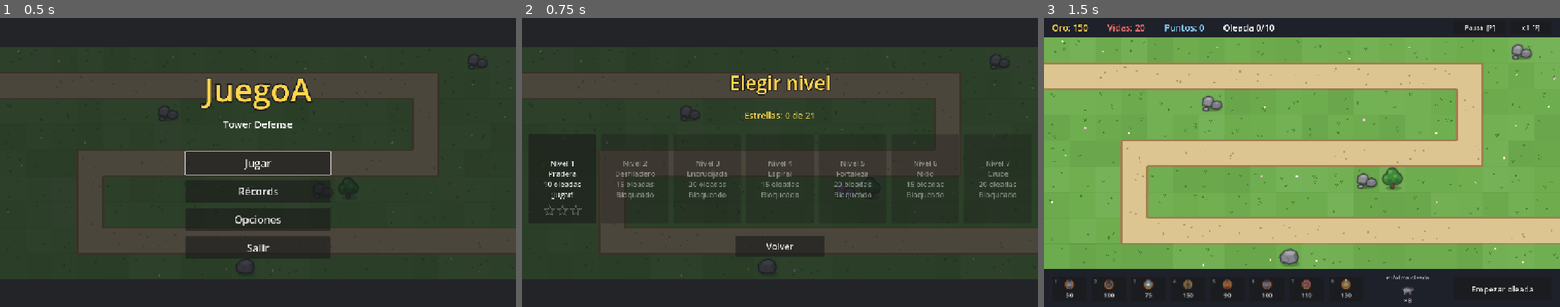
Above: before the commit, frames 1-3 (left to right).
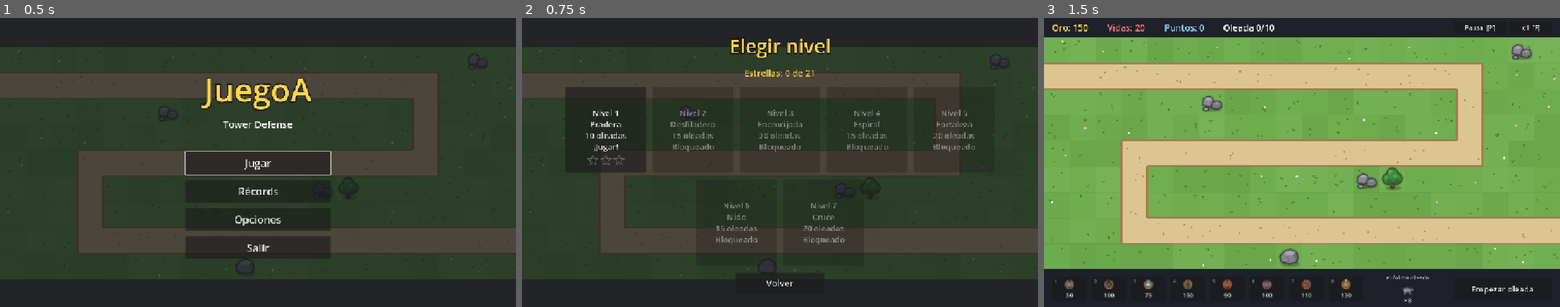
Above: after the commit, the same moments.

Repository: pasaporteN25/MonstersAndCanons
Game: Godot game, scene res://scenes/ui/main_menu.tscn
The game is run twice, just before and just after one commit, with the same random seed, the same clock (stepped at 60 frames per second) and the same inputs.
Inputs:
- Up to frame 1 (0.5 s): no input
- Up to frame 2 (0.75 s): click "Jugar" at 0.5 s
- Up to frame 3 (1.5 s): click "Nivel 1 Pradera 10 oleadas ¡J…" at 1.25 s

Frame 1 is identical in both runs. In frame 2, 5.3% of the frame differs, in the area x 1-96%, y 7-93%; in frame 3, nothing differs.

Commit message:
T99: la selección de nivel se acomoda en filas y se desplaza (cualquier cantidad de niveles)
Co-Authored-By: Claude Sonnet 5.5 <noreply@anthropic.com>

Diff:
--- a/scenes/ui/level_select.gd
+++ b/scenes/ui/level_select.gd
@@ -3,11 +3,16 @@
 # y su mejor resultado. Arriba, el total de estrellas de la campaña.
 extends Control
 
-## 7 tarjetas de 168 px + 6 espacios de 12 px = 1248 px: entran en los 1280 de la pantalla.
-const CARD_SIZE := Vector2(168, 220)
+# Las tarjetas se acomodan en filas (RF-116): 5 de 200 px + 4 espacios de 16 px = 1064 px, que
+# entran en el área de 1090 px. Se ven 2 filas; si hay más niveles, el área se desplaza.
+const CARD_SIZE := Vector2(200, 214)
+const CARD_SPACING: float = 16.0
+const CARDS_PER_ROW: int = 5
+const VISIBLE_ROWS: int = 2
 const CARD_STAR_SIZE: float = 26.0
 
-@onready var _cards: HBoxContainer = %Cards
+@onready var _scroll: ScrollContainer = %Scroll
+@onready var _cards: HFlowContainer = %Cards
 @onready var _back_button: Button = %BackButton
 @onready var _total_stars: Label = %TotalStars
 
@@ -16,6 +21,10 @@
 	_back_button.pressed.connect(GameFlow.go_to_main_menu)
 	for i: int in GameFlow.level_count():
 		_cards.add_child(_make_card(i))
+	# Alto del área: las filas que hay, hasta VISIBLE_ROWS (con una sola fila no sobra espacio).
+	var rows: int = ceili(float(GameFlow.level_count()) / CARDS_PER_ROW)
+	var shown: int = mini(rows, VISIBLE_ROWS)
+	_scroll.custom_minimum_size.y = shown * CARD_SIZE.y + (shown - 1) * CARD_SPACING
 	_total_stars.text = "Estrellas: %d de %d" % [GameFlow.total_stars(), GameFlow.max_stars()]
 	Audio.add_click_sounds(self)
 
@@ -31,7 +40,7 @@
 	var level: LevelData = GameFlow.level(index)
 	var card := Button.new()
 	card.custom_minimum_size = CARD_SIZE
-	card.add_theme_font_size_override("font_size", 18)
+	card.add_theme_font_size_override("font_size", 20)
 	card.text = "Nivel %d\n%s\n%d oleadas\n%s\n\n" % [
 		index + 1, level.display_name, level.waves.size(), status_text(index)]
 	card.disabled = not GameFlow.is_level_unlocked(index)
--- a/scenes/ui/level_select.tscn
+++ b/scenes/ui/level_select.tscn
@@ -35,7 +35,7 @@
 
 [node name="Rows" type="VBoxContainer" parent="Center"]
 layout_mode = 2
-theme_override_constants/separation = 32
+theme_override_constants/separation = 18
 
 [node name="Title" type="Label" parent="Center/Rows"]
 layout_mode = 2
@@ -54,11 +54,20 @@
 text = "Estrellas: 0 de 15"
 horizontal_alignment = 1
 
-[node name="Cards" type="HBoxContainer" parent="Center/Rows"]
+[node name="Scroll" type="ScrollContainer" parent="Center/Rows"]
+unique_name_in_owner = true
+custom_minimum_size = Vector2(1090, 214)
+layout_mode = 2
+follow_focus = true
+horizontal_scroll_mode = 0
+
+[node name="Cards" type="HFlowContainer" parent="Center/Rows/Scroll"]
 unique_name_in_owner = true
 layout_mode = 2
+size_flags_horizontal = 3
 alignment = 1
-theme_override_constants/separation = 12
+theme_override_constants/h_separation = 16
+theme_override_constants/v_separation = 16
 
 [node name="BackButton" type="Button" parent="Center/Rows"]
 unique_name_in_owner = true
--- a/tests/test_menus_and_flow.gd
+++ b/tests/test_menus_and_flow.gd
@@ -5,9 +5,13 @@
 
 const TEST_PATH: String = "user://test_save.json"
 const GAME_SCENE: PackedScene = preload("res://scenes/game/game.tscn")
+const SCREEN_WIDTH: float = 1280.0
+
+var _saved_levels: Array[LevelData] = []
 
 
 func before_each() -> void:
+	_saved_levels = GameFlow.campaign.levels.duplicate()
 	if FileAccess.file_exists(TEST_PATH):
 		DirAccess.remove_absolute(TEST_PATH)
 	SaveManager.save_path = TEST_PATH
@@ -16,6 +20,7 @@
 
 
 func after_each() -> void:
+	GameFlow.campaign.levels = _saved_levels
 	GameFlow.current_index = -1
 	if FileAccess.file_exists(TEST_PATH):
 		DirAccess.remove_absolute(TEST_PATH)
@@ -98,7 +103,7 @@
 func test_level_select_shows_one_card_per_level() -> void:
 	var select: Control = (load("res://scenes/ui/level_select.tscn") as PackedScene).instantiate()
 	add_child_autofree(select)
-	var cards: HBoxContainer = select.get_node("%Cards")
+	var cards: HFlowContainer = select.get_node("%Cards")
 	assert_eq(cards.get_child_count(), GameFlow.level_count())
 	assert_false((cards.get_child(0) as Button).disabled, "el nivel 1 se puede elegir")
 	assert_eq(select.status_text(0), "¡Jugar!")
@@ -148,3 +153,52 @@
 	add_child_autofree(select)
 	assert_eq((select.get_node("%TotalStars") as Label).text,
 		"Estrellas: 3 de %d" % GameFlow.max_stars())
+
+
+# --- Selección de nivel con muchos niveles (RF-116) ---
+
+## Abre la selección como si la campaña tuviera `total` niveles (quita del final o repite el primero).
+func _select_with(total: int) -> Control:
+	while GameFlow.campaign.levels.size() > total:
+		GameFlow.campaign.levels.pop_back()
+	while GameFlow.campaign.levels.size() < total:
+		GameFlow.campaign.levels.append(GameFlow.campaign.levels[0])
+	var select: Control = (load("res://scenes/ui/level_select.tscn") as PackedScene).instantiate()
+	add_child_autofree(select)
+	await wait_process_frames(3)
+	return select
+
+
+func test_no_card_leaves_the_screen_however_many_levels() -> void:
+	for total: int in [7, 13, 40]:
+		var select: Control = await _select_with(total)
+		var cards: HFlowContainer = select.get_node("%Cards")
+		assert_eq(cards.get_child_count(), total)
+		for card: Control in cards.get_children():
+			var rect: Rect2 = card.get_global_rect()
+			assert_gte(rect.position.x, 0.0, "%d niveles: no se sale por la izquierda" % total)
+			assert_lte(rect.end.x, SCREEN_WIDTH, "%d niveles: no se sale por la derecha" % total)
+		select.queue_free()
+		await wait_process_frames(1)
+
+
+func test_cards_wrap_into_rows_of_five() -> void:
+	var select: Control = await _select_with(7)
+	var cards: Array[Node] = (select.get_node("%Cards") as Control).get_children()
+	assert_eq((cards[4] as Control).global_position.y, (cards[0] as Control).global_position.y, "5 en la primera fila")
+	assert_gt((cards[5] as Control).global_position.y, (cards[0] as Control).global_position.y, "el sexto baja a otra fila")
+	assert_eq((cards[6] as Control).global_position.y, (cards[5] as Control).global_position.y, "y el séptimo va con él")
+
+
+func test_it_scrolls_only_when_there_are_more_than_two_rows() -> void:
+	var scroll_of: Callable = func(select: Control) -> ScrollContainer: return select.get_node("%Scroll")
+	var seven: ScrollContainer = scroll_of.call(await _select_with(7))
+	assert_lte(seven.get_v_scroll_bar().max_value, seven.size.y + 1.0, "7 niveles = 2 filas: todo se ve, no hace falta desplazar")
+	var thirteen: ScrollContainer = scroll_of.call(await _select_with(13))
+	assert_gt(thirteen.get_v_scroll_bar().max_value, thirteen.size.y + 1.0, "13 niveles = 3 filas: hay que desplazar")
+
+
+func test_one_row_when_there_are_five_levels_or_fewer() -> void:
+	var select: Control = await _select_with(4)
+	var scroll: ScrollContainer = select.get_node("%Scroll")
+	assert_eq(scroll.custom_minimum_size.y, 214.0, "una sola fila de tarjetas")
Not shown, changed: specs/01-spec.md
Not shown, changed: specs/03-tareas.md
